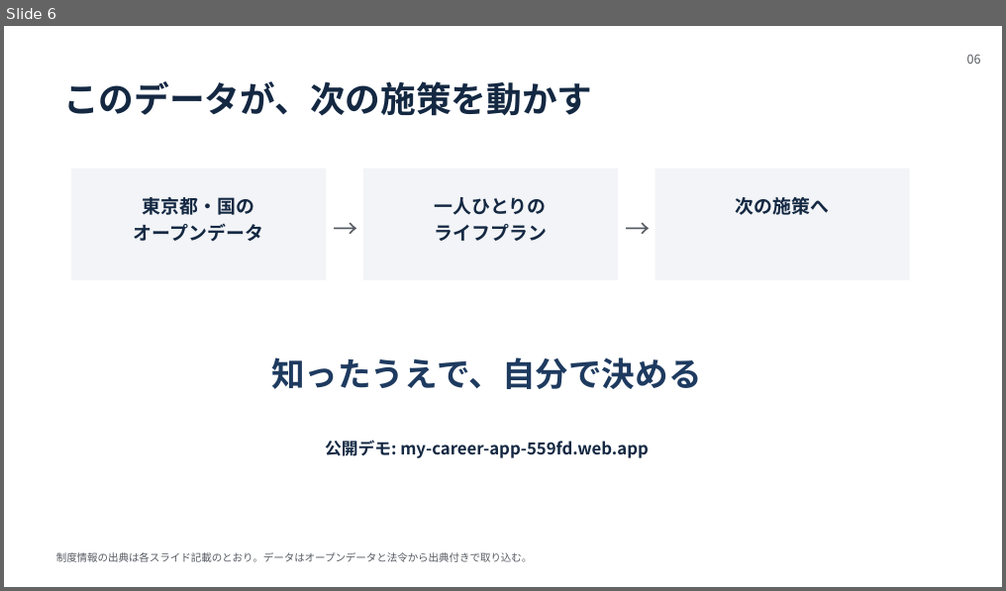
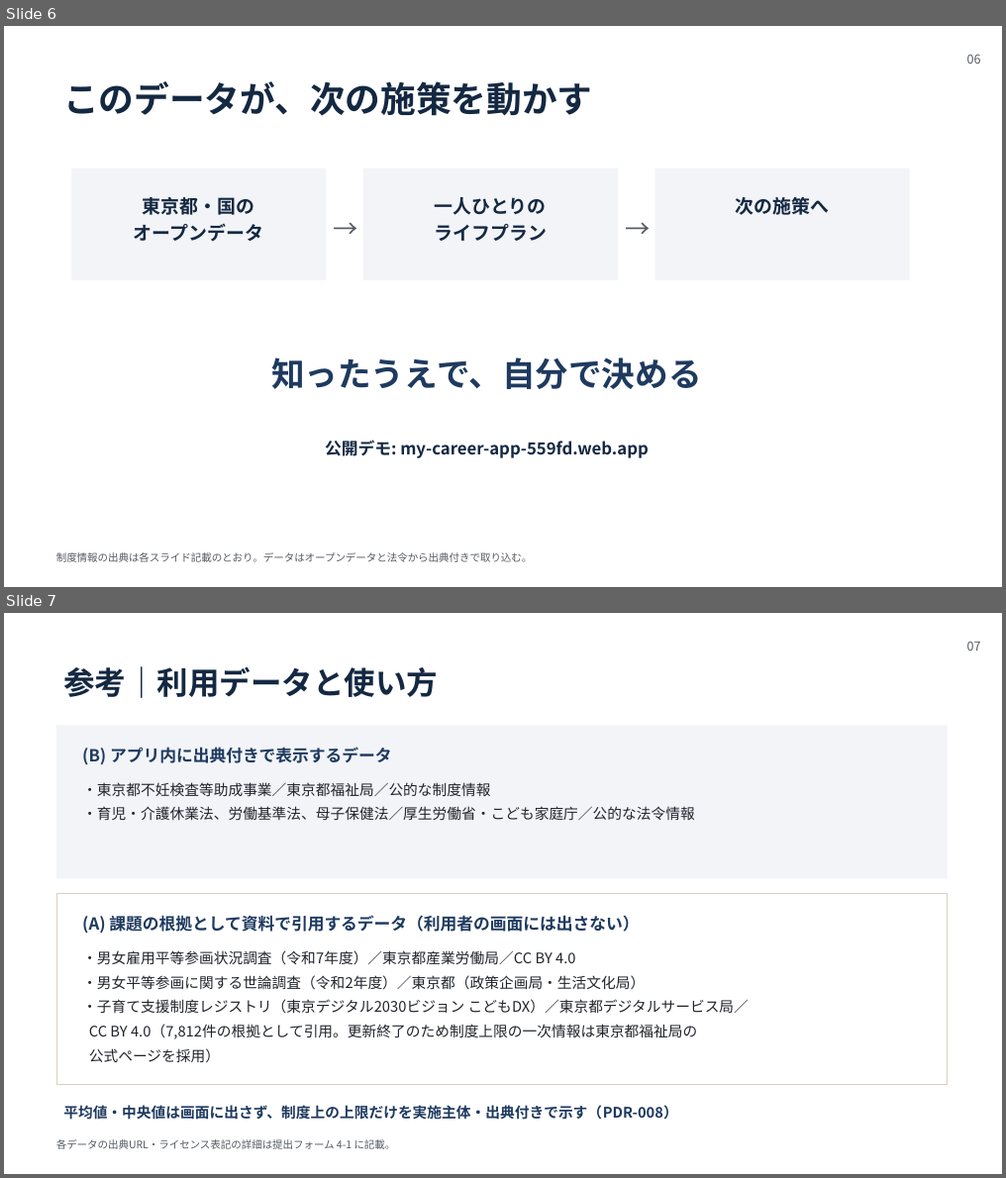
Before and after one commit to vdnih/life-compass-tokyo, a slide deck: docs/hackathon/slides/lifecompass-slides.pptx. Shown one above the other, each under a label of ours: slide 6 before the commit, slides 6 and 7 after it. The pictures are 1006x591 and 1006x1178 pixels, drawn with LibreOffice and Linux fonts; fonts in the diff are those of the drawing. Boxes give left, top, right and bottom in pixels: in the first picture for what was removed or moved away, otherwise in the second. Text is boxed around its words. In the diff, an @@ line names an element or a change of style, - is before the commit and + after.

```diff
--- a/docs/hackathon/slides/lifecompass-slides.pptx
+++ b/docs/hackathon/slides/lifecompass-slides.pptx
@@ slide 7 added at [4,613,1002,1174], background #FFFFFF @@
@@ text added at [967,641,981,651], 12 pt, text #565B62 @@
+07
@@ text added at [63,666,438,698], 30 pt, text #142842, bold @@
+参考｜利用データと使い方
@@ rectangle added at [56,725,947,878], fill #F2F4F7 @@
@@ text added at [82,747,392,764], 16 pt, text #1E3A5F, bold @@
+(B) アプリ内に出典付きで表示するデータ
@@ text added at [82,782,695,820], 14 pt, text #20242B @@
+・東京都不妊検査等助成事業／東京都福祉局／公的な制度情報
+・育児・介護休業法、労働基準法、母子保健法／厚生労働省・こども家庭庁／公的な法令情報
@@ rectangle added at [56,894,947,1084], outline #D9D0BC 0.75 pt @@
@@ text added at [82,915,639,934], 16 pt, text #1E3A5F, bold @@
+(A) 課題の根拠として資料で引用するデータ（利用者の画面には出さない）
@@ text added at [82,951,748,1063], 14 pt, text #20242B @@
+・男女雇用平等参画状況調査（令和7年度）／東京都産業労働局／CC BY 4.0
+・男女平等参画に関する世論調査（令和2年度）／東京都（政策企画局・生活文化局）
+・子育て支援制度レジストリ（東京デジタル2030ビジョン こどもDX）／東京都デジタルサービス局／
+CC BY 4.0（7,812件の根拠として引用。更新終了のため制度上限の一次情報は東京都福祉局の
+公式ページを採用）
@@ text added at [63,1105,678,1120], 14 pt, text #1E3A5F, bold @@
+平均値・中央値は画面に出さず、制度上の上限だけを実施主体・出典付きで示す（PDR-008）
@@ text added at [56,1140,396,1150], 10 pt, text #565B62 @@
+各データの出典URL・ライセンス表記の詳細は提出フォーム 4-1 に記載。
```
Also in this commit, not shown: 3 other files.
